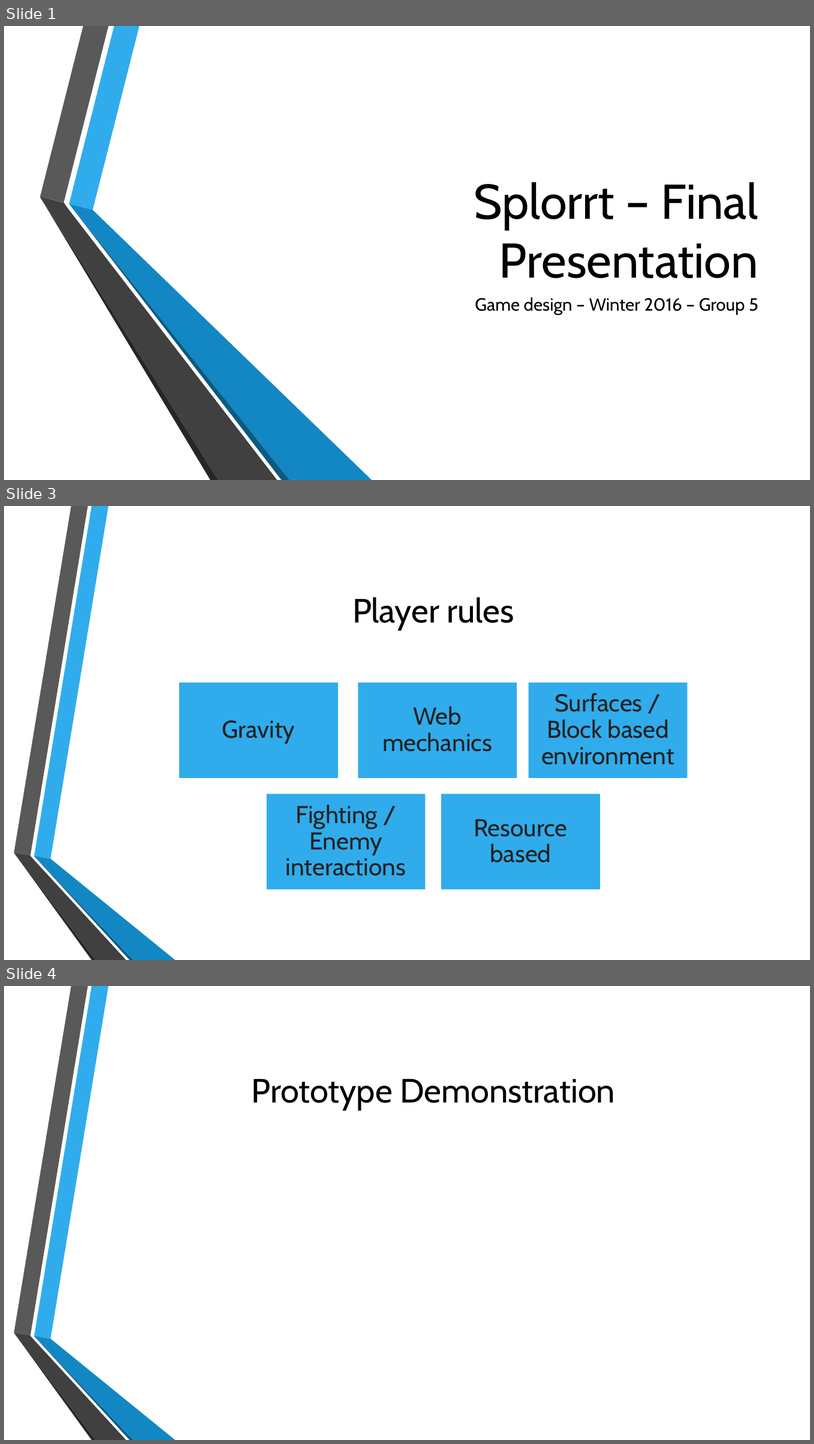
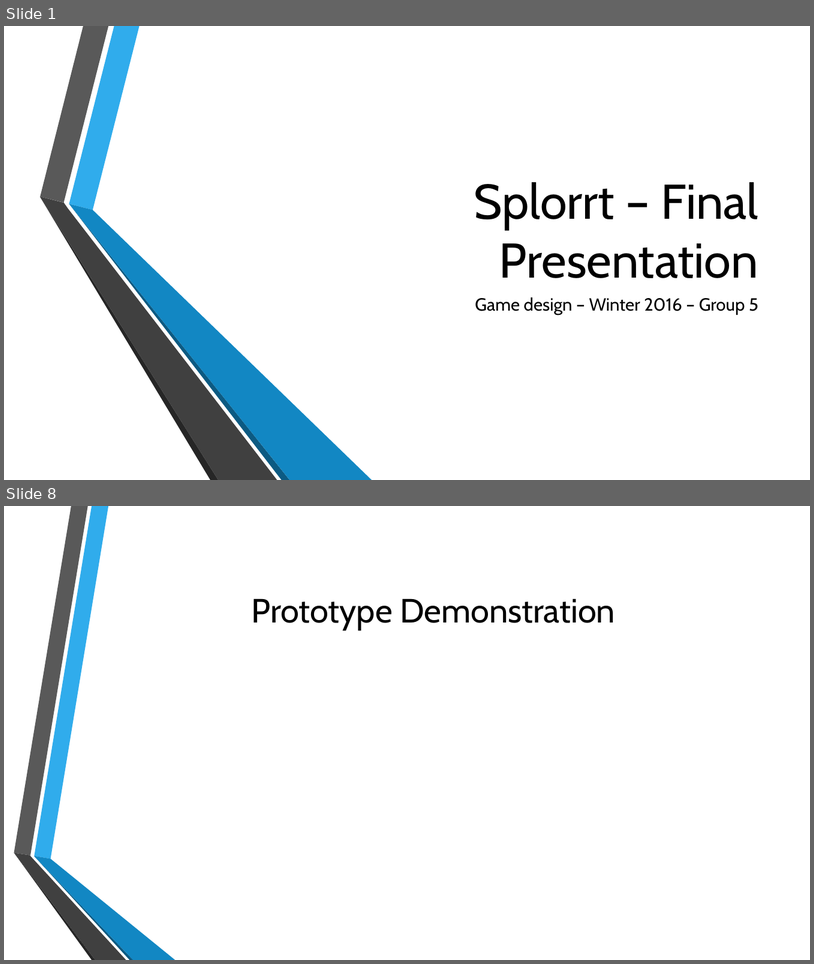
Before and after one commit to Arne2/GameDesign, a slide deck: Documents/Milestone4.pptx. Shown one above the other, each under a label of ours: slides 1, 3 and 4 before the commit, slides 1 and 8 after it; the slides between them are not shown. The pictures are 814x1444 and 814x964 pixels, drawn with LibreOffice and Linux fonts; fonts in the diff are those of the drawing; background and template pictures are left out. Boxes give left, top, right and bottom in pixels: in the first picture for what was removed or moved away, otherwise in the second. Text is boxed around its words. In the diff, an @@ line names an element or a change of style, - is before the commit and + after.

```diff
--- a/Documents/Milestone4.pptx
+++ b/Documents/Milestone4.pptx
@@ slide 3 removed at (x1=4, y1=506, x2=810, y2=960), background picture (left out); not listed: 6 template elements that a slide beside it also shows @@
@@ title removed at (x1=353, y1=597, x2=515, y2=630) @@
-Player rules
@@ group removed at (x1=179, y1=682, x2=688, y2=889): 5 rectangles, 5 texts @@
-Gravity
-Web mechanics
-Surfaces / Block based environment
-Fighting / Enemy interactions
-Resource based
@@ what was slide 4 is now slide 8 @@
```
Also in this commit, not shown: 1 slide changed, 5 slides added.
